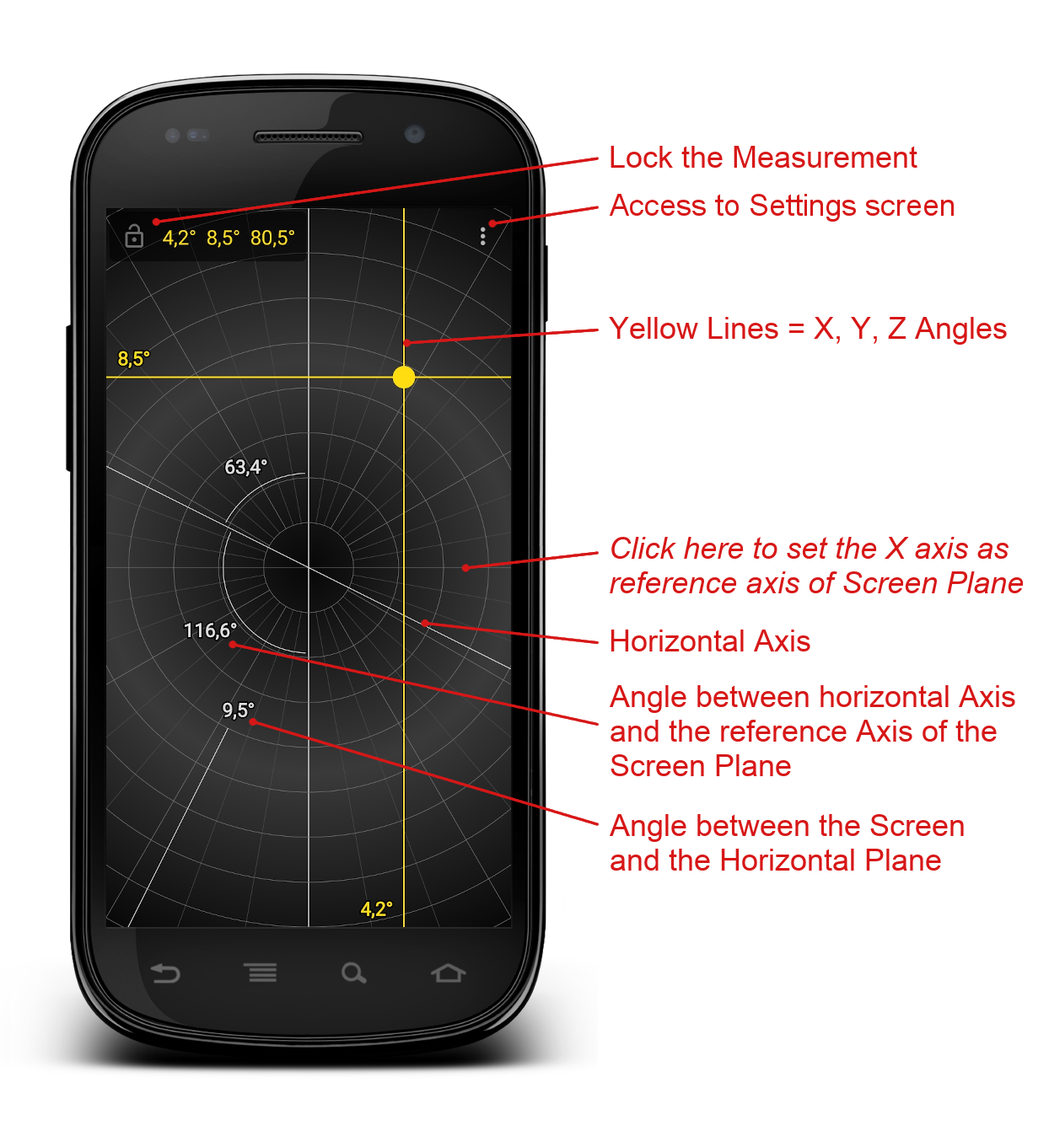
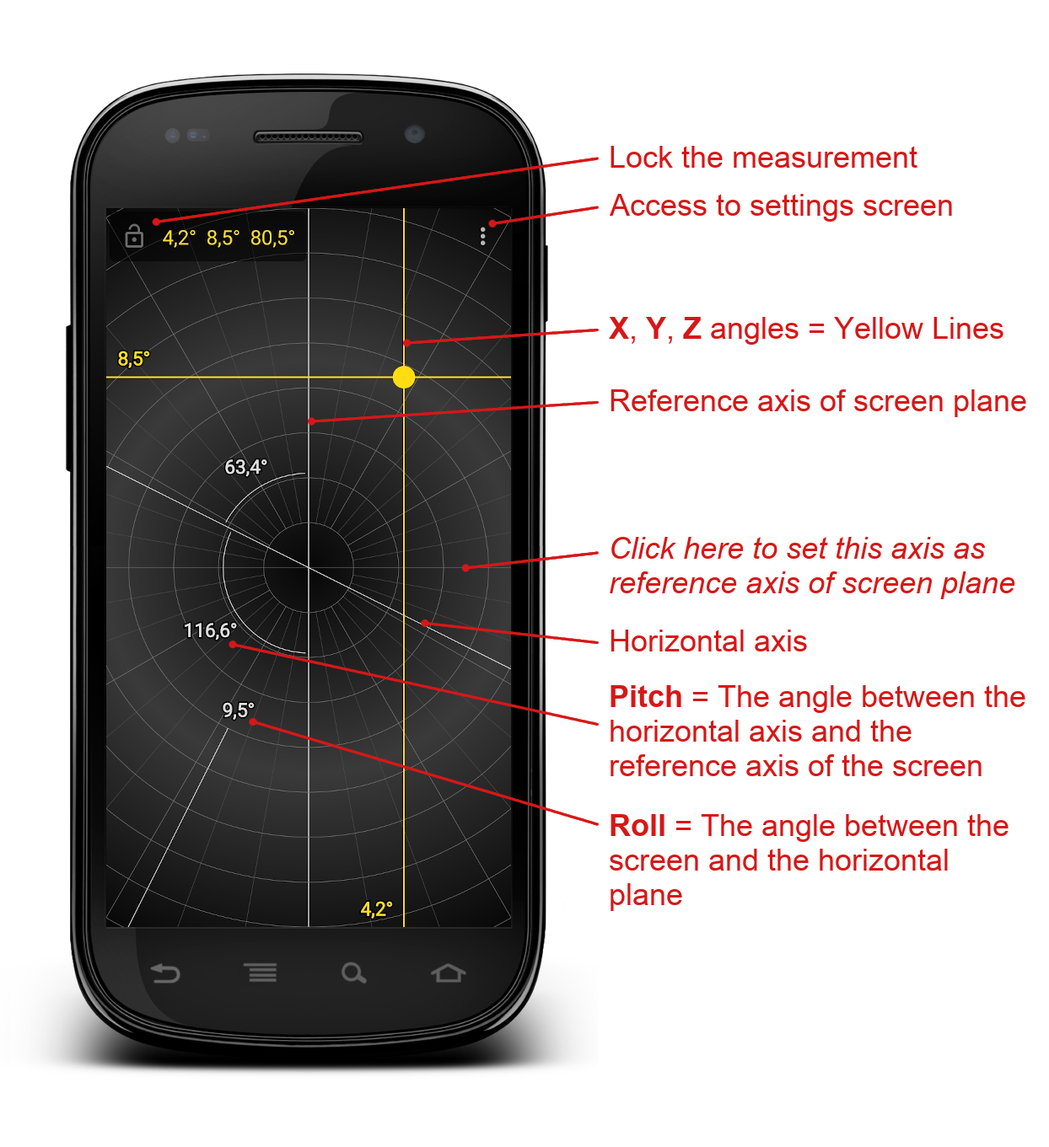
Layer changes from the first 1049 × 1147 image to the second:
renamed "Lock the Measurement" to "Lock the measurement", painted on it over [733, 145, 756, 168]
renamed "Access to Settings screen" to "Access to settings screen", painted on it over [608, 193, 954, 222]
renamed "Angle between the Screen ..." to "Roll = The angle between the ...", painted on it over [609, 814, 1009, 912]
renamed "Angle between horizontal Axis ..." to "Pitch = The angle between the ...", painted on it over [609, 685, 1026, 777]
renamed "Click here to set the X axis a..." to "Click here to set this axis as...", painted on it over [842, 537, 1024, 600]
added layer "Reference axis of screen plane" above "Horizontal axis" over [610, 389, 1027, 418]
renamed "Horizontal Axis" to "Horizontal axis", painted on it over [753, 629, 811, 652]
renamed "Yellow Lines = X, Y, Z Angles" to "X, Y, Z angles = Yellow Lines", painted on it over [608, 316, 1007, 345]
painted on "Red lines" over [307, 401, 599, 426]
